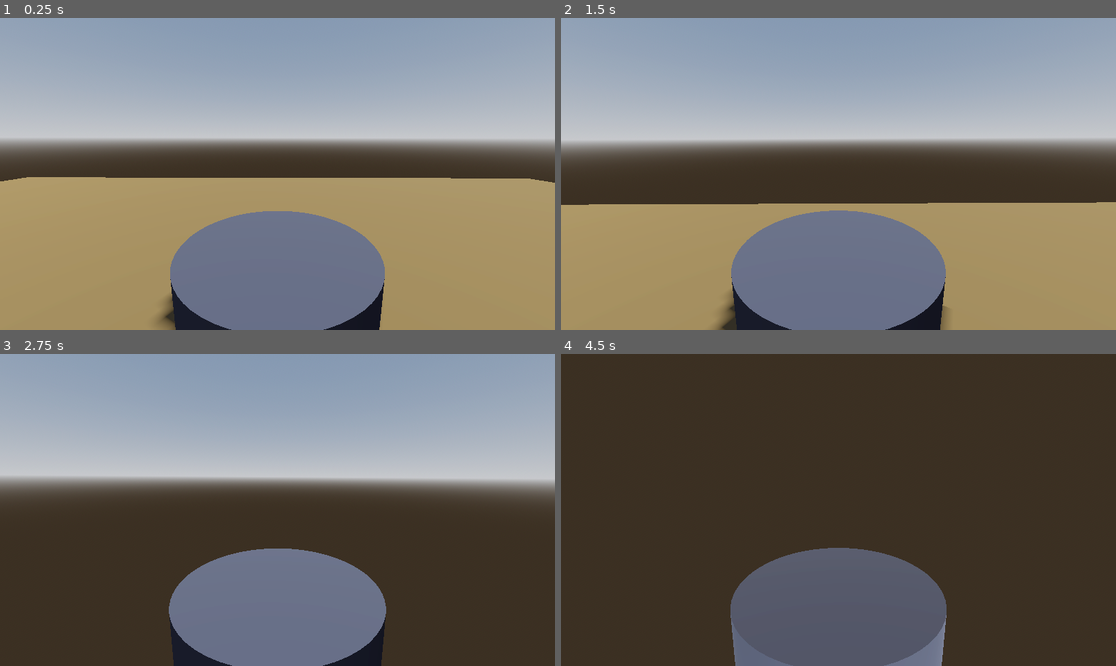
Above: before the commit, frames 1-4 (two rows, left to right).
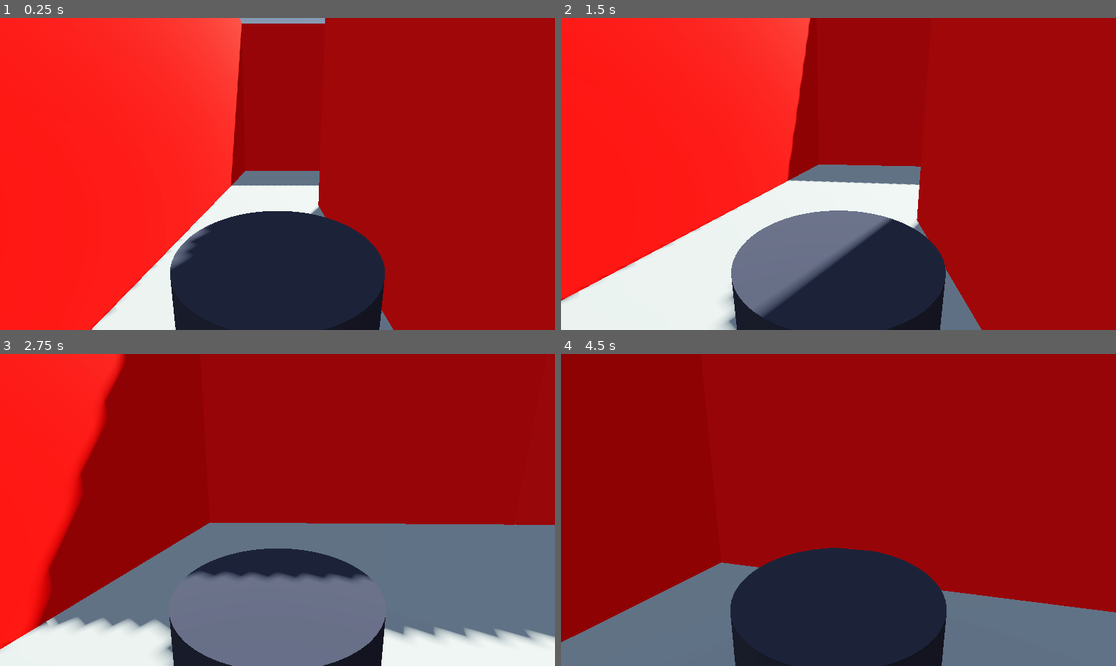
Above: after the commit, the same moments.

Repository: omaherne/turtlebot
Game: Godot game, scene res://maze_game.tscn
Same seed, same stepped clock (60 frames per second), same inputs: the game is played once before the commit and once after it.
Inputs (mouse positions are in pixels of both pictures, inside the frame that each line leads up to):
- Up to frame 1 (0.25 s): no input
- Up to frame 2 (1.5 s): move the mouse to (866, 174) at 0.52 s; hold W (move_forward) from 0.53 s (still down); move the mouse to (810, 174) at 1.27 s
- Up to frame 3 (2.75 s): keep holding W (move_forward); move the mouse to (288, 503) at 2.02 s
- Up to frame 4 (4.5 s): keep holding W (move_forward); move the mouse to (832, 516) at 2.77 s; move the mouse to (877, 513) at 3.52 s; move the mouse to (794, 506) at 4.27 s

The runs differ from the first frame. In frame 1, 99% of the frame differs, in the area x 0-100%, y 0-100%; in frame 2, 94%; in frame 3, 89%; in frame 4, 100%.

Commit message:
Added Game Functionalities
Easy and medium maze levels, as well as a teleportation "win" pad between them.

Diff:
--- /dev/null
+++ b/turtlebot-simulation/level2.tscn
@@ -0,0 +1,202 @@
+[gd_scene load_steps=15 format=3 uid="uid://dnvcqehdj1fug"]
+
+[ext_resource type="PackedScene" uid="uid://76swpw6vkqmf" path="res://turtle_bot.tscn" id="1_c7wtm"]
+[ext_resource type="Material" uid="uid://bijh4psf5cah6" path="res://new_procedural_sky_material.tres" id="1_yjnef"]
+
+[sub_resource type="Sky" id="Sky_3v76h"]
+sky_material = ExtResource("1_yjnef")
+process_mode = 1
+
+[sub_resource type="Environment" id="Environment_je644"]
+background_mode = 2
+sky = SubResource("Sky_3v76h")
+ambient_light_source = 3
+ambient_light_color = Color(0, 1, 1, 1)
+tonemap_mode = 2
+glow_enabled = true
+
+[sub_resource type="BoxMesh" id="BoxMesh_d1yfp"]
+size = Vector3(15, 0.5, 15)
+
+[sub_resource type="BoxShape3D" id="BoxShape3D_d46ul"]
+size = Vector3(15, 0.5, 15)
+
+[sub_resource type="StandardMaterial3D" id="StandardMaterial3D_5cfgw"]
+albedo_color = Color(1, 1, 0, 1)
+
+[sub_resource type="BoxMesh" id="BoxMesh_sc4o7"]
+material = SubResource("StandardMaterial3D_5cfgw")
+size = Vector3(1, 0.5, 1)
+
+[sub_resource type="StandardMaterial3D" id="StandardMaterial3D_4ukmb"]
+albedo_color = Color(0, 1, 1, 1)
+
+[sub_resource type="BoxMesh" id="BoxMesh_6yaey"]
+material = SubResource("StandardMaterial3D_4ukmb")
+size = Vector3(15, 5, 1)
+
+[sub_resource type="BoxShape3D" id="BoxShape3D_u0rbk"]
+size = Vector3(15, 5, 1)
+
+[sub_resource type="StandardMaterial3D" id="StandardMaterial3D_ao6cs"]
+albedo_color = Color(0, 1, 1, 1)
+
+[sub_resource type="BoxMesh" id="BoxMesh_76gfb"]
+material = SubResource("StandardMaterial3D_ao6cs")
+size = Vector3(5, 5, 1)
+
+[sub_resource type="BoxShape3D" id="BoxShape3D_lbjij"]
+size = Vector3(5, 5, 1)
+
+[node name="Node3D" type="Node3D"]
+
+[node name="WorldEnvironment" type="WorldEnvironment" parent="."]
+environment = SubResource("Environment_je644")
+
+[node name="TurtleBot" parent="." instance=ExtResource("1_c7wtm")]
+transform = Transform3D(1, 0, 0, 0, 1, 0, 0, 0, 1, 3.54235, 0.702648, 4.46316)
+linear_damp = 5.0
+
+[node name="DirectionalLight3D" type="DirectionalLight3D" parent="."]
+transform = Transform3D(-0.054697, 0.987056, 0.150761, -0.115579, -0.156231, 0.980935, 0.991791, 0.0362294, 0.122628, 1.68127, 22.8803, 0.910828)
+light_color = Color(1, 1, 0.870588, 1)
+shadow_enabled = true
+
+[node name="Floor" type="StaticBody3D" parent="."]
+unique_name_in_owner = true
+transform = Transform3D(1, 0, 0, 0, 1, 0, 0, 0, 1, 0.150459, 0, 0)
+
+[node name="MeshInstance3D" type="MeshInstance3D" parent="Floor"]
+unique_name_in_owner = true
+transform = Transform3D(1, 0, 0, 0, 1, 0, 0, 0, 1, 0, 0, -0.483867)
+mesh = SubResource("BoxMesh_d1yfp")
+
+[node name="CollisionShape3D" type="CollisionShape3D" parent="Floor"]
+unique_name_in_owner = true
+transform = Transform3D(1, 0, 0, 0, 1, 0, 0, 0, 1, 0, 0, -0.483867)
+shape = SubResource("BoxShape3D_d46ul")
+
+[node name="WinPad" type="StaticBody3D" parent="."]
+
+[node name="MeshInstance3D" type="MeshInstance3D" parent="WinPad"]
+transform = Transform3D(1, 0, 0, 0, 1, 0, 0, 0, 1, -2.10434, 0.006, -7.50782)
+mesh = SubResource("BoxMesh_sc4o7")
+
+[node name="Wall" type="StaticBody3D" parent="."]
+transform = Transform3D(1, 0, 0, 0, 1, 0, 0, 0, 1, 0.120152, 2.76941, -8.42581)
+
+[node name="MeshInstance3D" type="MeshInstance3D" parent="Wall"]
+transform = Transform3D(1, 0, 0, 0, 1, 0, 0, 0, 1, 0, 0, 0.0216551)
+mesh = SubResource("BoxMesh_6yaey")
+
+[node name="CollisionShape3D" type="CollisionShape3D" parent="Wall"]
+shape = SubResource("BoxShape3D_u0rbk")
+
+[node name="Wall2" type="StaticBody3D" parent="."]
+transform = Transform3D(1, 0, 0, 0, 1, 0, 0, 0, 1, 0.120152, 2.76941, 7.36585)
+
+[node name="MeshInstance3D" type="MeshInstance3D" parent="Wall2"]
+mesh = SubResource("BoxMesh_6yaey")
+
+[node name="CollisionShape3D" type="CollisionShape3D" parent="Wall2"]
+shape = SubResource("BoxShape3D_u0rbk")
+
+[node name="Wall3" type="StaticBody3D" parent="."]
+transform = Transform3D(-4.37114e-08, 0, 1, 0, 1, 0, -1, 0, -4.37114e-08, -7.86916, 2.76941, -0.507029)
+
+[node name="MeshInstance3D" type="MeshInstance3D" parent="Wall3"]
+transform = Transform3D(1, 0, 0, 0, 1, 0, 0, 0, 1, 0, 0, 0.0420752)
+mesh = SubResource("BoxMesh_6yaey")
+
+[node name="CollisionShape3D" type="CollisionShape3D" parent="Wall3"]
+shape = SubResource("BoxShape3D_u0rbk")
+
+[node name="Wall4" type="StaticBody3D" parent="."]
+transform = Transform3D(-4.37114e-08, 0, 1, 0, 1, 0, -1, 0, -4.37114e-08, 7.67304, 2.76941, -0.507029)
+
+[node name="MeshInstance3D" type="MeshInstance3D" parent="Wall4"]
+transform = Transform3D(1, 0, 0, 0, 1, 0, 0, 0, 1, 0, 0, 0.434144)
+mesh = SubResource("BoxMesh_6yaey")
+
+[node name="CollisionShape3D" type="CollisionShape3D" parent="Wall4"]
+transform = Transform3D(1, 0, 0, 0, 1, 0, 0, 0, 1, 0, 0, 0.431006)
+shape = SubResource("BoxShape3D_u0rbk")
+
+[node name="LWall" type="StaticBody3D" parent="."]
+transform = Transform3D(1, 0, 0, 0, 1, 0, 0, 0, 1, 2.94581, 3.7124, 2.62194)
+
+[node name="MeshInstance3D" type="MeshInstance3D" parent="LWall"]
+transform = Transform3D(1, 0, 0, 0, 1, 0, 0, 0, 1, 0, -1.16341, -0.1857)
+mesh = SubResource("BoxMesh_76gfb")
+
+[node name="CollisionShape3D" type="CollisionShape3D" parent="LWall"]
+transform = Transform3D(1, 0, 0, 0, 1, 0, 0, 0, 1, 0, -1.163, -0.177593)
+shape = SubResource("BoxShape3D_lbjij")
+
+[node name="MeshInstance3D2" type="MeshInstance3D" parent="LWall"]
+transform = Transform3D(-4.37114e-08, 0, 1, 0, 1, 0, -1, 0, -4.37114e-08, -2.17936, -1.1597, 1.82371)
+mesh = SubResource("BoxMesh_76gfb")
+
+[node name="CollisionShape3D2" type="CollisionShape3D" parent="LWall"]
+transform = Transform3D(-4.37114e-08, 0, 1, 0, 1, 0, -1, 0, -4.37114e-08, -2.17936, -1.15929, 1.8725)
+shape = SubResource("BoxShape3D_lbjij")
+
+[node name="LWall2" type="StaticBody3D" parent="."]
+transform = Transform3D(-1, 0, -8.74228e-08, 0, 1, 0, 8.74228e-08, 0, -1, 2.75815, 3.7124, -1.17056)
+
+[node name="MeshInstance3D" type="MeshInstance3D" parent="LWall2"]
+transform = Transform3D(1, 0, 0, 0, 1, 0, 0, 0, 1, 0, -1.16341, -0.1857)
+mesh = SubResource("BoxMesh_76gfb")
+
+[node name="CollisionShape3D" type="CollisionShape3D" parent="LWall2"]
+transform = Transform3D(1, 0, 0, 0, 1, 0, 0, 0, 1, 0, -1.163, -0.177593)
+shape = SubResource("BoxShape3D_lbjij")
+
+[node name="MeshInstance3D2" type="MeshInstance3D" parent="LWall2"]
+transform = Transform3D(-4.37114e-08, 0, 1, 0, 1, 0, -1, 0, -4.37114e-08, -2.17936, -1.1597, 1.82371)
+mesh = SubResource("BoxMesh_76gfb")
+
+[node name="CollisionShape3D2" type="CollisionShape3D" parent="LWall2"]
+transform = Transform3D(-4.37114e-08, 0, 1, 0, 1, 0, -1, 0, -4.37114e-08, -2.17936, -1.15929, 1.8725)
+shape = SubResource("BoxShape3D_lbjij")
+
+[node name="Wall5" type="StaticBody3D" parent="."]
+transform = Transform3D(-4.37114e-08, 0, 1, 0, 1, 0, -1, 0, -4.37114e-08, 0.94873, 3.6982, 1.04002)
+
+[node name="MeshInstance3D" type="MeshInstance3D" parent="Wall5"]
+transform = Transform3D(1, 0, 0, 0, 1, 0, 0, 0, 1, 0, -1.1435, -0.18991)
+mesh = SubResource("BoxMesh_76gfb")
+
+[node name="CollisionShape3D" type="CollisionShape3D" parent="Wall5"]
+transform = Transform3D(1, 0, 0, 0, 1, 0, 0, 0, 1, 0, -1.163, -0.177593)
+shape = SubResource("BoxShape3D_lbjij")
+
+[node name="LWall3" type="StaticBody3D" parent="."]
+transform = Transform3D(-1, 0, -8.74228e-08, 0, 1, 0, 8.74228e-08, 0, -1, -3.2159, 3.9227, -3.94135)
+
+[node name="MeshInstance3D" type="MeshInstance3D" parent="LWall3"]
+transform = Transform3D(1, 0, 0, 0, 1, 0, 0, 0, 1, 0, -1.16341, -0.1857)
+mesh = SubResource("BoxMesh_76gfb")
+
+[node name="CollisionShape3D" type="CollisionShape3D" parent="LWall3"]
+transform = Transform3D(1, 0, 0, 0, 1, 0, 0, 0, 1, 0, -1.163, -0.177593)
+shape = SubResource("BoxShape3D_lbjij")
+
+[node name="MeshInstance3D2" type="MeshInstance3D" parent="LWall3"]
+transform = Transform3D(-4.37114e-08, 0, 1, 0, 1, 0, -1, 0, -4.37114e-08, -2.17936, -1.1597, 1.82371)
+mesh = SubResource("BoxMesh_76gfb")
+
+[node name="CollisionShape3D2" type="CollisionShape3D" parent="LWall3"]
+transform = Transform3D(-4.37114e-08, 0, 1, 0, 1, 0, -1, 0, -4.37114e-08, -2.17936, -1.15929, 1.8725)
+shape = SubResource("BoxShape3D_lbjij")
+
+[node name="Wall6" type="StaticBody3D" parent="."]
+transform = Transform3D(-4.37114e-08, 0, 1, 0, 1, 0, -1, 0, -4.37114e-08, -4.9825, 3.90446, -0.720943)
+
+[node name="MeshInstance3D" type="MeshInstance3D" parent="Wall6"]
+transform = Transform3D(1, 0, 0, 0, 1, 0, 0, 0, 1, 0.0502818, -1.1435, -0.234276)
+mesh = SubResource("BoxMesh_76gfb")
+
+[node name="CollisionShape3D" type="CollisionShape3D" parent="Wall6"]
+transform = Transform3D(1, 0, 0, 0, 1, 0, 0, 0, 1, 0, -1.163, -0.177593)
+shape = SubResource("BoxShape3D_lbjij")
--- /dev/null
+++ b/turtlebot-simulation/level_1.gdshader
@@ -0,0 +1,14 @@
+shader_type spatial;
+
+void vertex() {
+	// Called for every vertex the material is visible on.
+}
+
+void fragment() {
+	// Called for every pixel the material is visible on.
+}
+
+//void light() {
+	// Called for every pixel for every light affecting the material.
+	// Uncomment to replace the default light processing function with this one.
+//}
--- a/turtlebot-simulation/level_1.tscn
+++ b/turtlebot-simulation/level_1.tscn
@@ -15,15 +15,38 @@
 tonemap_mode = 2
 glow_enabled = true
 
-[sub_resource type="StandardMaterial3D" id="StandardMaterial3D_3gkbk"]
-albedo_color = Color(0.336815, 0.263836, 0.163452, 1)
+[sub_resource type="BoxMesh" id="BoxMesh_ot1xg"]
+size = Vector3(10, 0.5, 10)
 
-[sub_resource type="PlaneMesh" id="PlaneMesh_t347c"]
-material = SubResource("StandardMaterial3D_3gkbk")
-size = Vector2(10, 10)
+[sub_resource type="BoxShape3D" id="BoxShape3D_eh1ty"]
+size = Vector3(10, 0.5, 10)
 
-[sub_resource type="ConcavePolygonShape3D" id="ConcavePolygonShape3D_381ry"]
-data = PackedVector3Array(7.5, 0, 7.5, -7.5, 0, 7.5, 7.5, 0, -7.5, -7.5, 0, 7.5, -7.5, 0, -7.5, 7.5, 0, -7.5)
+[sub_resource type="StandardMaterial3D" id="StandardMaterial3D_hrrb3"]
+albedo_color = Color(1, 0, 0, 1)
+
+[sub_resource type="BoxMesh" id="BoxMesh_q7qnj"]
+material = SubResource("StandardMaterial3D_hrrb3")
+size = Vector3(1, 5, 5)
+
+[sub_resource type="BoxShape3D" id="BoxShape3D_wcnk1"]
+size = Vector3(1, 5, 5)
+
+[sub_resource type="StandardMaterial3D" id="StandardMaterial3D_kqyjw"]
+albedo_color = Color(1, 0.03, 0.03, 1)
+
+[sub_resource type="BoxMesh" id="BoxMesh_3msi8"]
+material = SubResource("StandardMaterial3D_kqyjw")
+size = Vector3(1, 5, 4)
+
+[sub_resource type="BoxShape3D" id="BoxShape3D_kbdu0"]
+size = Vector3(1, 5, 4)
+
+[sub_resource type="StandardMaterial3D" id="StandardMaterial3D_vhfph"]
+albedo_color = Color(1, 1, 0, 1)
+
+[sub_resource type="BoxMesh" id="BoxMesh_uugtv"]
+material = SubResource("StandardMaterial3D_vhfph")
+size = Vector3(2.5, 0.5, 1)
 
 [node name="Level 1" type="Node3D"]
 
@@ -36,14 +59,126 @@
 shadow_enabled = true
 
 [node name="TurtleBot" parent="." instance=ExtResource("1_1s60s")]
-transform = Transform3D(1, 0, 0, 0, 1, 0, 0, 0, 1, 0, 0.25, -2)
+transform = Transform3D(1, 0, 0, 0, 1, 0, 0, 0, 1, 18.2051, 1, 2.11047)
 linear_damp = 5.0
 
-[node name="Floor" type="MeshInstance3D" parent="."]
-mesh = SubResource("PlaneMesh_t347c")
-skeleton = NodePath("")
+[node name="Floor" type="StaticBody3D" parent="."]
+transform = Transform3D(1, 0, 0, 0, 1, 0, 0, 0, 1, 21, 0, 0)
 
-[node name="StaticBody3D" type="StaticBody3D" parent="Floor"]
+[node name="MeshInstance3D" type="MeshInstance3D" parent="Floor"]
+transform = Transform3D(1, 0, 0, 0, 1, 0, 0, 0, 1, 0, 0, -0.483867)
+mesh = SubResource("BoxMesh_ot1xg")
 
-[node name="CollisionShape3D" type="CollisionShape3D" parent="Floor/StaticBody3D"]
-shape = SubResource("ConcavePolygonShape3D_381ry")
+[node name="CollisionShape3D" type="CollisionShape3D" parent="Floor"]
+transform = Transform3D(1, 0, 0, 0, 1, 0, 0, 0, 1, 0, 0, -0.483867)
+shape = SubResource("BoxShape3D_eh1ty")
+
+[node name="Wall" type="StaticBody3D" parent="."]
+transform = Transform3D(1, 0, 0, 0, 1, 0, 0, 0, 1, 19.456, 2.75, 2.5)
+
+[node name="MeshInstance3D" type="MeshInstance3D" parent="Wall"]
+transform = Transform3D(1, 0, 0, 0, 1, 0, 0, 0, 1, 0, 0, -0.483867)
+mesh = SubResource("BoxMesh_q7qnj")
+
+[node name="CollisionShape3D" type="CollisionShape3D" parent="Wall"]
+transform = Transform3D(1, 0, 0, 0, 1, 0, 0, 0, 1, 0, 0, -0.483867)
+shape = SubResource("BoxShape3D_wcnk1")
+
+[node name="Wall2" type="StaticBody3D" parent="."]
+transform = Transform3D(1, 0, 0, 0, 1, 0, 0, 0, 1, 16.5, 2.75, 2.5)
+
+[node name="MeshInstance3D" type="MeshInstance3D" parent="Wall2"]
+transform = Transform3D(1, 0, 0, 0, 1, 0, 0, 0, 1, 0, 0, -0.483867)
+mesh = SubResource("BoxMesh_q7qnj")
+
+[node name="CollisionShape3D" type="CollisionShape3D" parent="Wall2"]
+transform = Transform3D(1, 0, 0, 0, 1, 0, 0, 0, 1, 0, 0, -0.483867)
+shape = SubResource("BoxShape3D_wcnk1")
+
+[node name="Wall4" type="StaticBody3D" parent="."]
+transform = Transform3D(1, 0, 0, 0, 1, 0, 0, 0, 1, 16.5, 2.75, -2.5)
+
+[node name="MeshInstance3D" type="MeshInstance3D" parent="Wall4"]
+transform = Transform3D(1, 0, 0, 0, 1, 0, 0, 0, 1, 0, 0, -0.483867)
+mesh = SubResource("BoxMesh_q7qnj")
+
+[node name="CollisionShape3D" type="CollisionShape3D" parent="Wall4"]
+transform = Transform3D(1, 0, 0, 0, 1, 0, 0, 0, 1, 0, 0, -0.483867)
+shape = SubResource("BoxShape3D_wcnk1")
+
+[node name="Wall5" type="StaticBody3D" parent="."]
+transform = Transform3D(-4.37114e-08, 0, 1, 0, 1, 0, -1, 0, -4.37114e-08, 19.9501, 2.75, -5)
+
+[node name="MeshInstance3D" type="MeshInstance3D" parent="Wall5"]
+transform = Transform3D(1, 0, 0, 0, 1, 0, 0, 0, 1, 0, 0, -0.483867)
+mesh = SubResource("BoxMesh_q7qnj")
+
+[node name="CollisionShape3D" type="CollisionShape3D" parent="Wall5"]
+transform = Transform3D(1, 0, 0, 0, 1, 0, 0, 0, 1, 0, 0, -0.483867)
+shape = SubResource("BoxShape3D_wcnk1")
+
+[node name="Wall6" type="StaticBody3D" parent="."]
+transform = Transform3D(1, 0, 0, 0, 1, 0, 0, 0, 1, 25.5, 2.75, 2.5)
+
+[node name="MeshInstance3D" type="MeshInstance3D" parent="Wall6"]
+transform = Transform3D(1, 0, 0, 0, 1, 0, 0, 0, 1, 0, 0, -0.483867)
+mesh = SubResource("BoxMesh_q7qnj")
+
+[node name="CollisionShape3D" type="CollisionShape3D" parent="Wall6"]
+transform = Transform3D(1, 0, 0, 0, 1, 0, 0, 0, 1, 0, 0, -0.483867)
+shape = SubResource("BoxShape3D_wcnk1")
+
+[node name="Wall3" type="StaticBody3D" parent="."]
+transform = Transform3D(-4.37114e-08, 0, 1, 0, 1, 0, -1, 0, -4.37114e-08, 20.9737, -0.0224161, 0.00584221)
+
+[node name="MeshInstance3D" type="MeshInstance3D" parent="Wall3"]
+transform = Transform3D(1, 0, 0, 0, 1, 0, 0, 0, 1, 0, 2.75, 0)
+mesh = SubResource("BoxMesh_3msi8")
+
+[node name="CollisionShape3D" type="CollisionShape3D" parent="Wall3"]
+transform = Transform3D(1, 0, 0, 0, 1, 0, 0, 0, 1, 0, 2.75, 0)
+shape = SubResource("BoxShape3D_kbdu0")
+
+[node name="Wall7" type="StaticBody3D" parent="."]
+transform = Transform3D(-4.37114e-08, 0, 1, 0, 1, 0, -1, 0, -4.37114e-08, 24.0339, -0.0224161, 3.9896)
+
+[node name="MeshInstance3D" type="MeshInstance3D" parent="Wall7"]
+transform = Transform3D(1, 0, 0, 0, 1, 0, 0, 0, 1, 0, 2.75, -0.0315552)
+mesh = SubResource("BoxMesh_3msi8")
+
+[node name="CollisionShape3D" type="CollisionShape3D" parent="Wall7"]
+transform = Transform3D(1, 0, 0, 0, 1, 0, 0, 0, 1, 0, 2.75, 0)
+shape = SubResource("BoxShape3D_kbdu0")
+
+[node name="Wall8" type="StaticBody3D" parent="."]
+transform = Transform3D(1, 0, 0, 0, 1, 0, 0, 0, 1, 25.4308, -0.0224161, -2.16359)
+
+[node name="MeshInstance3D" type="MeshInstance3D" parent="Wall8"]
+transform = Transform3D(1, 0, 0, 0, 1, 0, 0, 0, 1, 0.0679398, 2.75, -0.306025)
+mesh = SubResource("BoxMesh_3msi8")
+
+[node name="CollisionShape3D" type="CollisionShape3D" parent="Wall8"]
+transform = Transform3D(1, 0, 0, 0, 1, 0, 0, 0, 1, 0.0269909, 2.75, -0.276571)
+shape = SubResource("BoxShape3D_kbdu0")
+
+[node name="Wall9" type="StaticBody3D" parent="."]
+transform = Transform3D(-4.37114e-08, 0, 1, 0, 1, 0, -1, 0, -4.37114e-08, 18.0096, -0.0224161, 3.87778)
+
+[node name="MeshInstance3D" type="MeshInstance3D" parent="Wall9"]
+transform = Transform3D(1, 0, 0, 0, 1, 0, 0, 0, 1, -0.0957932, 2.75, -0.0739765)
+mesh = SubResource("BoxMesh_3msi8")
+
+[node name="CollisionShape3D" type="CollisionShape3D" parent="Wall9"]
+transform = Transform3D(1, 0, 0, 0, 1, 0, 0, 0, 1, -0.0356722, 2.75, 0)
+shape = SubResource("BoxShape3D_kbdu0")
+
+[node name="MeshInstance3D" type="MeshInstance3D" parent="."]
+transform = Transform3D(-4.37114e-08, 0, 1, 0, 1, 0, -1, 0, -4.37114e-08, 23.9814, 2.75, -5.0057)
+mesh = SubResource("BoxMesh_3msi8")
+
+[node name="WinPad2" type="StaticBody3D" parent="."]
+transform = Transform3D(1, 0, 0, 0, 1, 0, 0, 0, 1, 22.5284, 0, 11.5547)
+
+[node name="MeshInstance3D" type="MeshInstance3D" parent="WinPad2"]
+transform = Transform3D(1, 0, 0, 0, 1, 0, 0, 0, 1, -1.567, 0.006, -7.50782)
+mesh = SubResource("BoxMesh_uugtv")
--- /dev/null
+++ b/turtlebot-simulation/new_procedural_sky_material.tres
@@ -0,0 +1,3 @@
+[gd_resource type="ProceduralSkyMaterial" format=3 uid="uid://bijh4psf5cah6"]
+
+[resource]
--- a/turtlebot-simulation/turtle_bot.gd
+++ b/turtlebot-simulation/turtle_bot.gd
@@ -11,6 +11,9 @@
 	Input.set_mouse_mode(Input.MOUSE_MODE_CAPTURED)
 #hello owen
 
+# Define the target position for teleportation
+var target_position := Vector3(20.5, 0, 4.0)  # Change these values as needed
+var teleport_scene := "res://level2.tscn"  # Path to the scene you want to teleport to
 
 func _physics_process(delta: float) -> void:
 	var input := Vector3.ZERO
@@ -18,6 +21,9 @@
 	input.z = Input.get_axis("move_forward", "move_backward")
 
 	apply_central_force(twist_pivot.basis * input * 1200.0 * delta) # basis aligns with camera so the player moves relative to camera perspective
+
+	if global_transform.origin.distance_to(target_position) < 1.25:
+		get_tree().change_scene_to_file("res://level2.tscn")
 
 	if Input.is_action_just_pressed("ui_cancel"):
 		Input.set_mouse_mode(Input.MOUSE_MODE_VISIBLE)
Not shown: 1 places in turtlebot-simulation/level_1.tscn that only renumber resources
